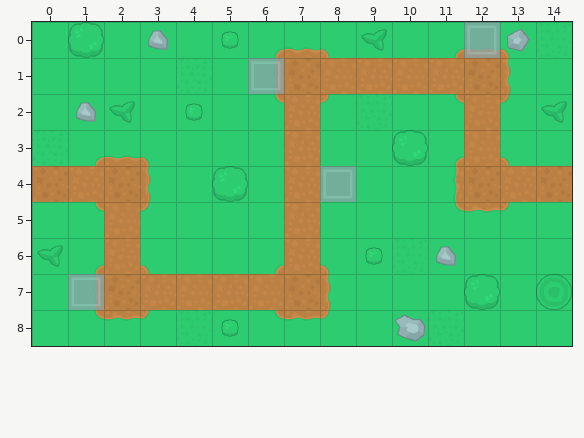
An edit to a level. Tiled map, assets/map.tmx. The picture above is the old version.
Cells are 64x64 px. Shown: x 0..14, y 0..8.
After:
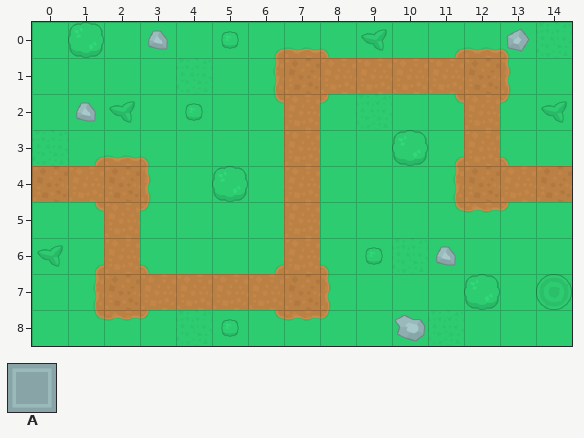
Key: from "kenney-td": A 84.
Objects are placed by their top-left corner, in cells (3,4 is the top-left corner of cell 3,4); size is 1x1 cell unless given.
Difference:
--- layer "towers" (now hidden)
-A "tower1" at 12,0
-A "tower2" at 6,1
-A "tower3" at 8,4
-A "tower5" at 1,7
